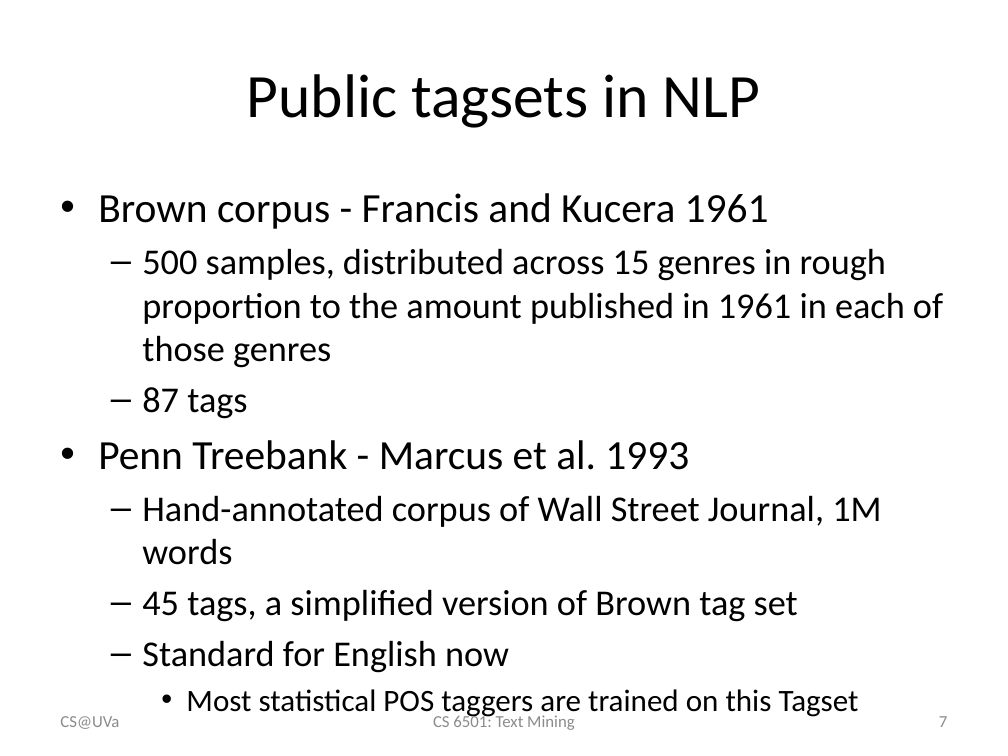
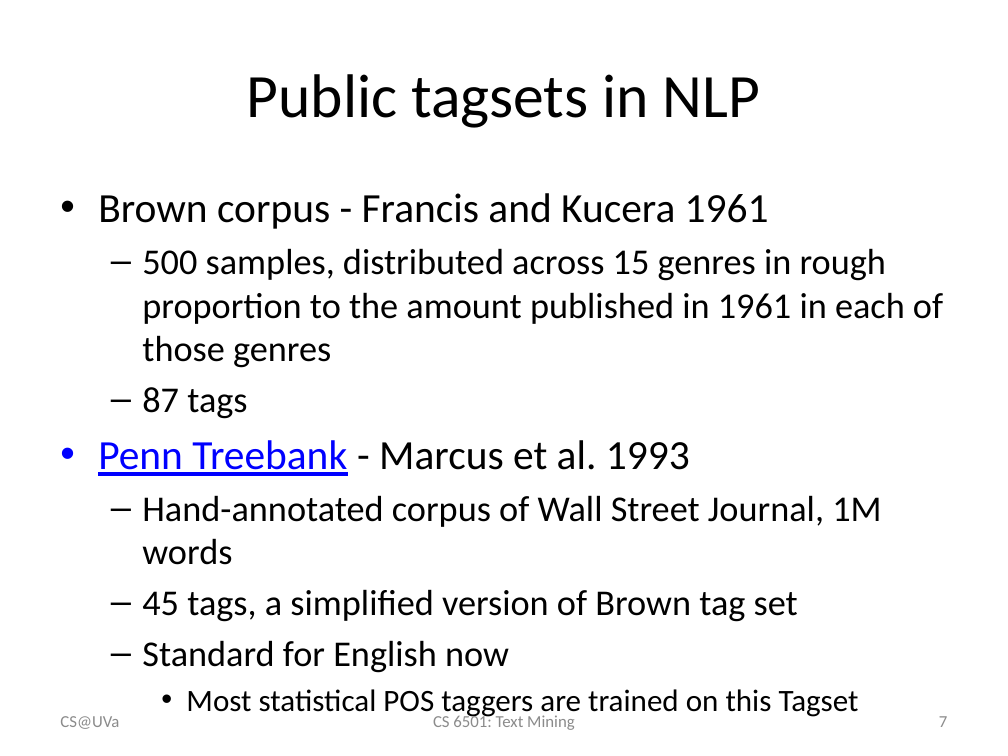
Before and after one commit to wang296/CS6501-Text-Mining, a slide deck: slide 7 of docs/POSTagging-SequenceLabeling.pptx. Drawn at 1008x756 pixels with LibreOffice and Linux fonts; fonts in the diff are those of the drawing. Boxes give left, top, right and bottom in pixels: in the first picture for what was removed or moved away, otherwise in the second. Text is boxed around its words. In the diff, an @@ line names an element or a change of style, - is before the commit and + after.

```diff
--- a/docs/POSTagging-SequenceLabeling.pptx
+++ b/docs/POSTagging-SequenceLabeling.pptx
@@ text at (98,440,690,476): text colour #000000 to #0000FF, underline on in "Penn Treebank" @@
```
Also in this commit, not shown: 7 other slides changed, 1 slide added, 4 other files.
